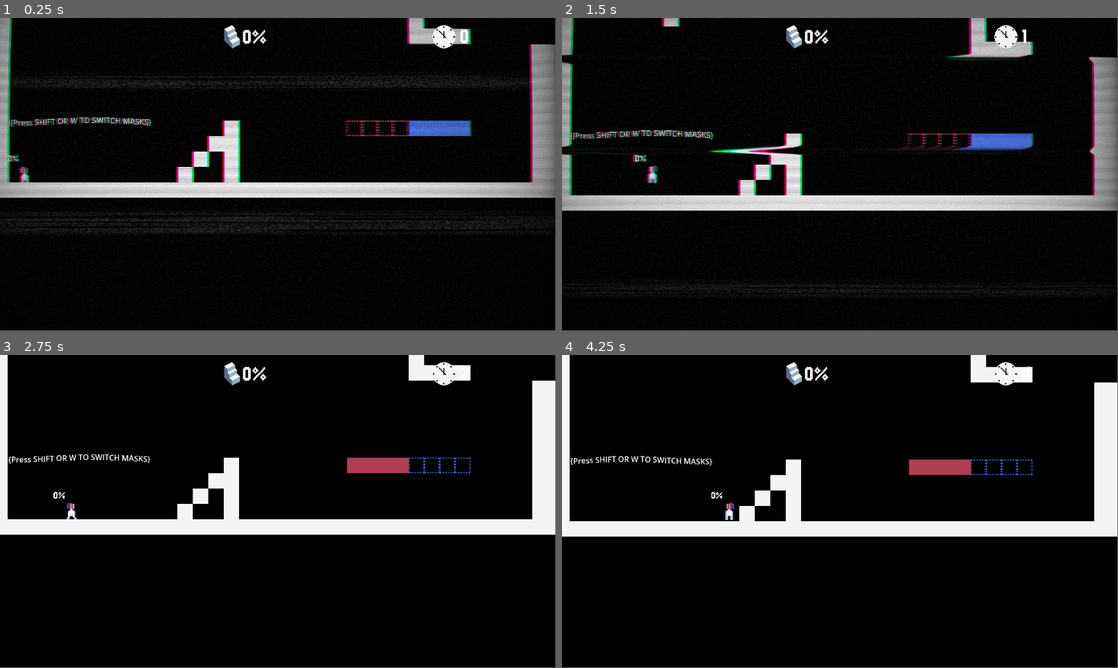
Above: before the commit, frames 1-4 (two rows, left to right).
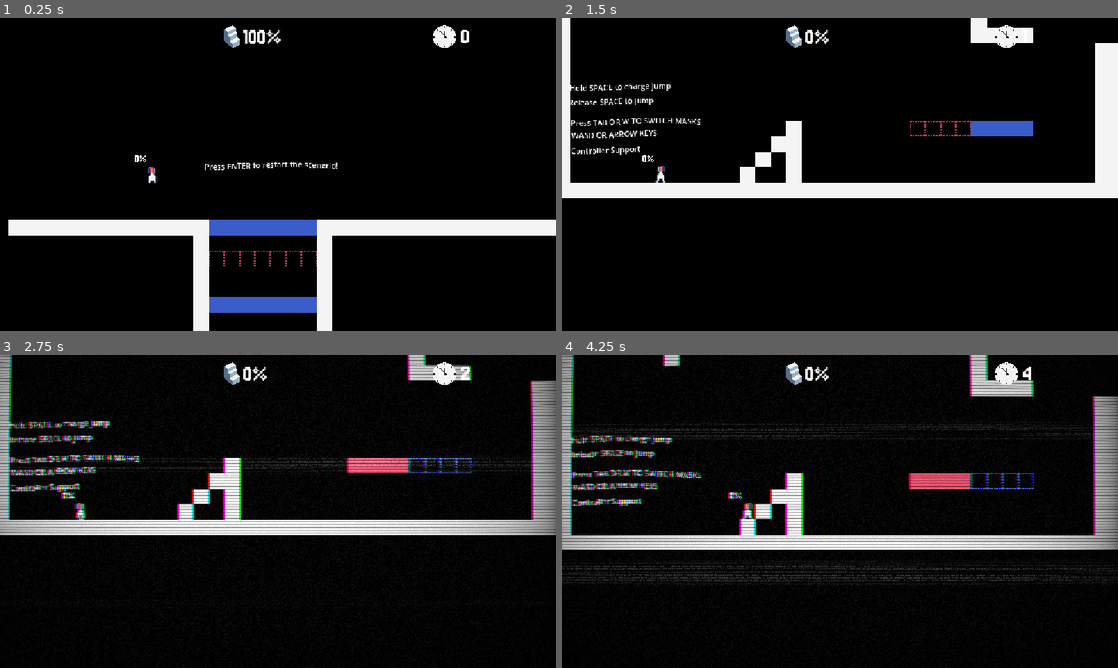
Above: after the commit, the same moments.

Repository: dancroker/Hue-Protocol
Game: Godot game, scene res://scene/main.tscn
Same seed, same stepped clock (60 frames per second), same inputs: the game is played once before the commit and once after it.
Inputs:
- Up to frame 1 (0.25 s): no input
- Up to frame 2 (1.5 s): tap Enter (Restart, bound only after the commit) at 0.5, 1.25 s; hold Right (ui_right) from 0.53 s (still down); tap 1 (Mask Red) at 0.6, 1.35 s; tap Keypad Enter (ui_accept) at 0.77 s
- Up to frame 3 (2.75 s): tap Keypad Enter (ui_accept) at 1.52 s; tap Enter (Restart, bound only after the commit) at 2 s; release Right (ui_right) at 2.03 s; hold Left (ui_left) from 2.03 s (still down); tap 1 (Mask Red) at 2.1 s
- Up to frame 4 (4.25 s): tap Enter (Restart, bound only after the commit) at 2.75, 3.5, 4.15 s; release Left (ui_left) at 2.78 s; hold Right (ui_right) from 2.78 s (still down); tap 1 (Mask Red) at 2.85, 3.6 s; tap Keypad Enter (ui_accept) at 3.02, 3.77 s
The window is 799x449 before the commit and 800x450 after it. Grey fills any space a smaller window leaves; there, only what the larger window draws over its background counts as a difference.

The runs differ from the first frame. In frame 1, 21% of the frame differs, in the area x 0-100%, y 0-100%; in frame 2, 17%; in frame 3, 10%; in frame 4, 20%.

Commit message:
finished

Diff:
--- a/default_bus_layout.tres
+++ b/default_bus_layout.tres
@@ -1,20 +1,21 @@
-[gd_resource type="AudioBusLayout" format=3 uid="uid://p1ywj5lm8o7g"]
+[gd_resource type="AudioBusLayout" format=3 uid="uid://bickj8f1hot64"]
 
 [sub_resource type="AudioEffectEQ" id="AudioEffectEQ_j3pel"]
 resource_name = "EQ"
 band_db/32_hz = -50.0
 band_db/100_hz = -40.0
-band_db/1000_hz = -30.0
+band_db/1000_hz = -14.4
 band_db/3200_hz = -60.0
 band_db/10000_hz = -60.0
 
 [sub_resource type="AudioEffectDistortion" id="AudioEffectDistortion_j3pel"]
 resource_name = "Distortion"
 mode = 2
-pre_gain = 5.78
+pre_gain = -50.0
 drive = 0.13
 
 [resource]
+bus/0/bypass_fx = true
 bus/0/effect/0/effect = SubResource("AudioEffectEQ_j3pel")
 bus/0/effect/0/enabled = true
 bus/0/effect/1/effect = SubResource("AudioEffectDistortion_j3pel")
--- a/project.godot
+++ b/project.godot
@@ -15,12 +15,19 @@
 config/features=PackedStringArray("4.6", "Forward Plus")
 config/icon="res://icon.svg"
 
+[audio]
+
+buses/default_bus_layout="uid://bickj8f1hot64"
+
+[display]
+
+window/stretch/mode="canvas_items"
+
 [input]
 
 ui_accept={
 "deadzone": 0.5,
-"events": [Object(InputEventKey,"resource_local_to_scene":fa …(123 unchanged characters)… d":false,"pressed":false,"keycode":4194309,"physical_keycode":0,"key_label":0,"unicode":0,"location":0,"echo":false,"script":null)
-, Object(InputEventKey,"resource_local_to_scene":false,"resource_name":"","device":0,"window_id":0,"alt_pressed":false,"shift_pressed":false,"ctrl_pressed":false,"meta_pressed":false,"pressed":false,"keycode":4194310,"physical_keycode":0,"key_label":0,"unicode":0,"location":0,"echo":false,"script":null)
+"events": [Object(InputEventKey,"resource_local_to_scene":fa …(123 unchanged characters)… d":false,"pressed":false,"keycode":4194310,"physical_keycode":0,"key_label":0,"unicode":0,"location":0,"echo":false,"script":null)
 , Object(InputEventKey,"resource_local_to_scene":false,"resource_name":"","device":0,"window_id":0,"alt_pressed":false, …(181 unchanged characters)…
 , Object(InputEventJoypadButton,"resource_local_to_scene":false,"resource_name":"","device":-1,"button_index":0,"pressure":0.0,"pressed":true,"script":null)
 ]
@@ -65,11 +72,17 @@
 , Object(InputEventKey,"resource_local_to_scene":false,"resource_name":"","device":-1,"window_id":0,"alt_pressed":false …(183 unchanged characters)…
 , Object(InputEventJoypadButton,"resource_local_to_scene":false,"resource_name":"","device":-1,"button_index":10,"pressure":0.0,"pressed":false,"script":null)
 , Object(InputEventJoypadButton,"resource_local_to_scene":false,"resource_name":"","device":-1,"button_index":9,"pressure":0.0,"pressed":true,"script":null)
+, Object(InputEventKey,"resource_local_to_scene":false,"resource_name":"","device":-1,"window_id":0,"alt_pressed":false,"shift_pressed":false,"ctrl_pressed":false,"meta_pressed":false,"pressed":false,"keycode":0,"physical_keycode":4194306,"key_label":0,"unicode":0,"location":0,"echo":false,"script":null)
 ]
 }
 "Mask Blue"={
 "deadzone": 0.2,
 "events": [Object(InputEventKey,"resource_local_to_scene":false,"resource_name":"","device":-1,"window_id":0,"alt_press …(191 unchanged characters)…
+]
+}
+Restart={
+"deadzone": 0.2,
+"events": [Object(InputEventKey,"resource_local_to_scene":false,"resource_name":"","device":-1,"window_id":0,"alt_pressed":false,"shift_pressed":false,"ctrl_pressed":false,"meta_pressed":false,"pressed":false,"keycode":0,"physical_keycode":4194309,"key_label":0,"unicode":0,"location":0,"echo":false,"script":null)
 ]
 }
 
--- a/scene/main.tscn
+++ b/scene/main.tscn
@@ -301,7 +301,7 @@
 script = ExtResource("1_0ha60")
 
 [node name="CharacterBody2D" parent="." unique_id=579170887 instance=ExtResource("2_v0l8b")]
-position = Vector2(34, 577)
+position = Vector2(301, -5657)
 scale = Vector2(0.25, 0.25)
 
 [node name="Camera2D" type="Camera2D" parent="CharacterBody2D" unique_id=1000464645]
@@ -315,6 +315,7 @@
 [node name="CanvasLayer" type="CanvasLayer" parent="." unique_id=2019587054]
 
 [node name="ColorRect" type="ColorRect" parent="CanvasLayer" unique_id=443587593 node_paths=PackedStringArray("label_2")]
+visible = false
 material = SubResource("ShaderMaterial_wp4xf")
 offset_left = -56.0
 offset_top = -71.0
@@ -364,9 +365,44 @@
 offset_left = 2.0
 offset_top = 472.0
 offset_right = 330.0
-offset_bottom = 598.0
-bbcode_enabled = true
-text = "[wave amp=25.0 freq=5.0 connected=1]{Press SHIFT OR W TO SWITCH MASKS}[/wave]"
+offset_bottom = 511.0
+bbcode_enabled = true
+text = "[wave amp=25.0 freq=5.0 connected=1]Press TAB OR W TO SWITCH MASKS[/wave]"
+
+[node name="RichTextLabel6" type="RichTextLabel" parent="Control" unique_id=1952362514]
+layout_mode = 0
+offset_left = 3.0
+offset_top = 530.0
+offset_right = 331.0
+offset_bottom = 569.0
+bbcode_enabled = true
+text = "[wave amp=25.0 freq=5.0 connected=1]Controller Support[/wave]"
+
+[node name="RichTextLabel3" type="RichTextLabel" parent="Control" unique_id=501472912]
+layout_mode = 0
+offset_left = 4.0
+offset_top = 498.0
+offset_right = 332.0
+offset_bottom = 537.0
+bbcode_enabled = true
+text = "[wave amp=25.0 freq=5.0 connected=1]WASD OR ARROW KEYS[/wave]"
+
+[node name="RichTextLabel4" type="RichTextLabel" parent="Control" unique_id=1259194246]
+layout_mode = 0
+offset_left = -2.0
+offset_top = 430.0
+offset_right = 326.0
+offset_bottom = 469.0
+bbcode_enabled = true
+text = "[wave amp=25.0 freq=5.0 connected=1]Release SPACE to jump[/wave]"
+
+[node name="RichTextLabel5" type="RichTextLabel" parent="Control" unique_id=717102164]
+layout_mode = 0
+offset_top = 400.0
+offset_right = 328.0
+offset_bottom = 439.0
+bbcode_enabled = true
+text = "[wave amp=25.0 freq=5.0 connected=1]Hold SPACE to charge jump[/wave]"
 
 [node name="RichTextLabel2" type="RichTextLabel" parent="Control" unique_id=1030461843]
 layout_mode = 0
--- a/scripts/TilemapSwitch.gd
+++ b/scripts/TilemapSwitch.gd
@@ -8,7 +8,7 @@
 
 @onready var red: ColorRect = $"../CanvasLayer/Red"
 
-var s = false
+var s = true
 var MASK_EQUIPT = 0;
 # C$Node/Layer0alled when the node enters the scene tree for the first time.
 func _ready() -> void:
@@ -27,9 +27,10 @@
 func SwitchTile():
 	if Input.is_action_just_pressed("Mask Red"):
 		s=!s
+
 		AudioServer.set_bus_bypass_effects(0,s)
 		var tween: Tween = create_tween().set_ease(Tween.EASE_IN_OUT)
-		if s:
+		if s==true:
 			tween.tween_property(color_rect.material,"shader_parameter/distort_intensity", 1.0,0.5).set_ease(Tween.EASE_OUT)
 		else:
 			tween.tween_property(color_rect.material,"shader_parameter/distort_intensity", 0.0,0.5).set_ease(Tween.EASE_IN)
--- a/scripts/player.gd
+++ b/scripts/player.gd
@@ -21,6 +21,8 @@
 
 func _physics_process(delta: float) -> void:
 	# Add the gravity.
+	print(position.x)
+	print("Position Y; ",position.y)
 	if not is_on_floor():
 		velocity += get_gravity() * delta
 	if is_on_floor():
@@ -58,6 +60,9 @@
 
 
 
+	if Input.is_action_just_pressed("Restart") and position.y <= ((160*32))*-1:
+		position.x = 34
+		position.y = 592
 	# Get the input direction and handle the movement/deceleration.
 	# As good practice, you should replace UI actions with custom gameplay actions.
 	if !Input.is_action_pressed("ui_accept"):
@@ -72,6 +77,8 @@
 		else:
 			_animated_sprite.play("charging")
 			velocity.x = move_toward(velocity.x, 0, SPEED)
+
+
 	else:
 		velocity.x = 0
 		_animated_sprite.play("idol")
Not shown: 1 places in scene/main.tscn that only renumber resources
